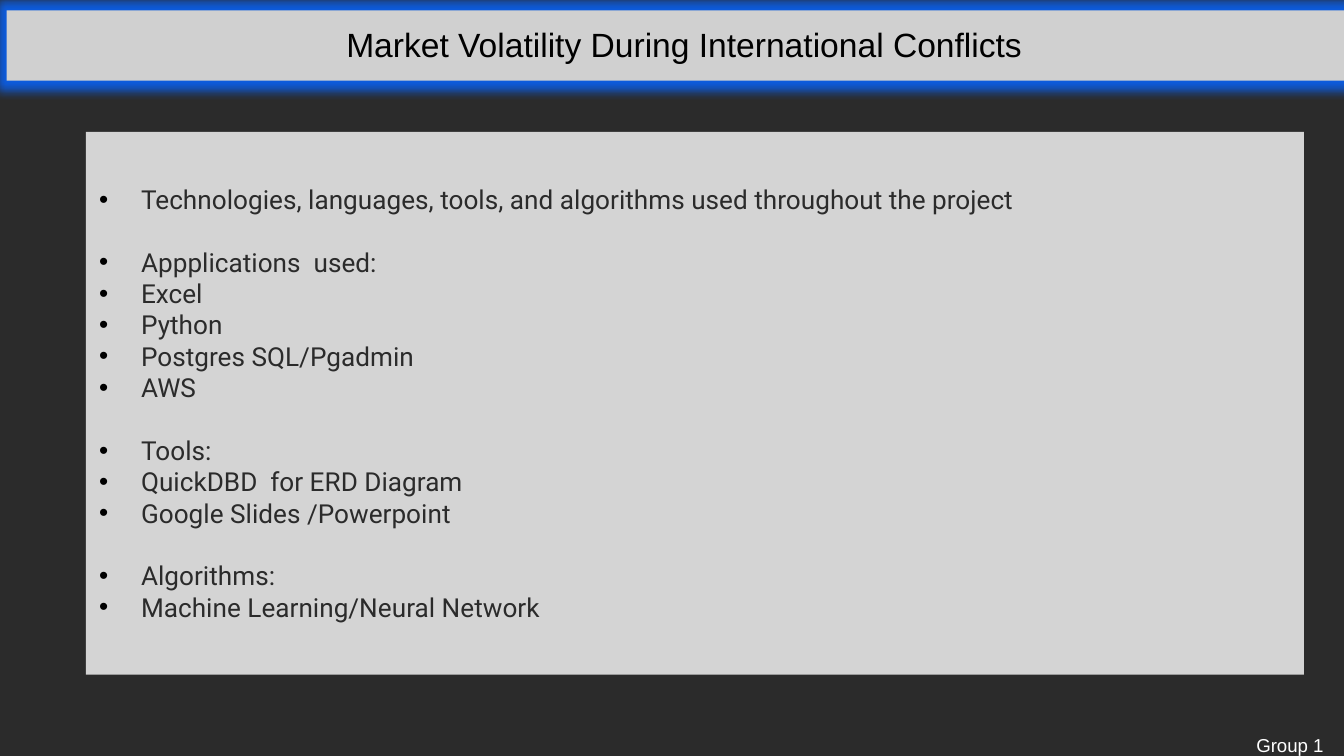
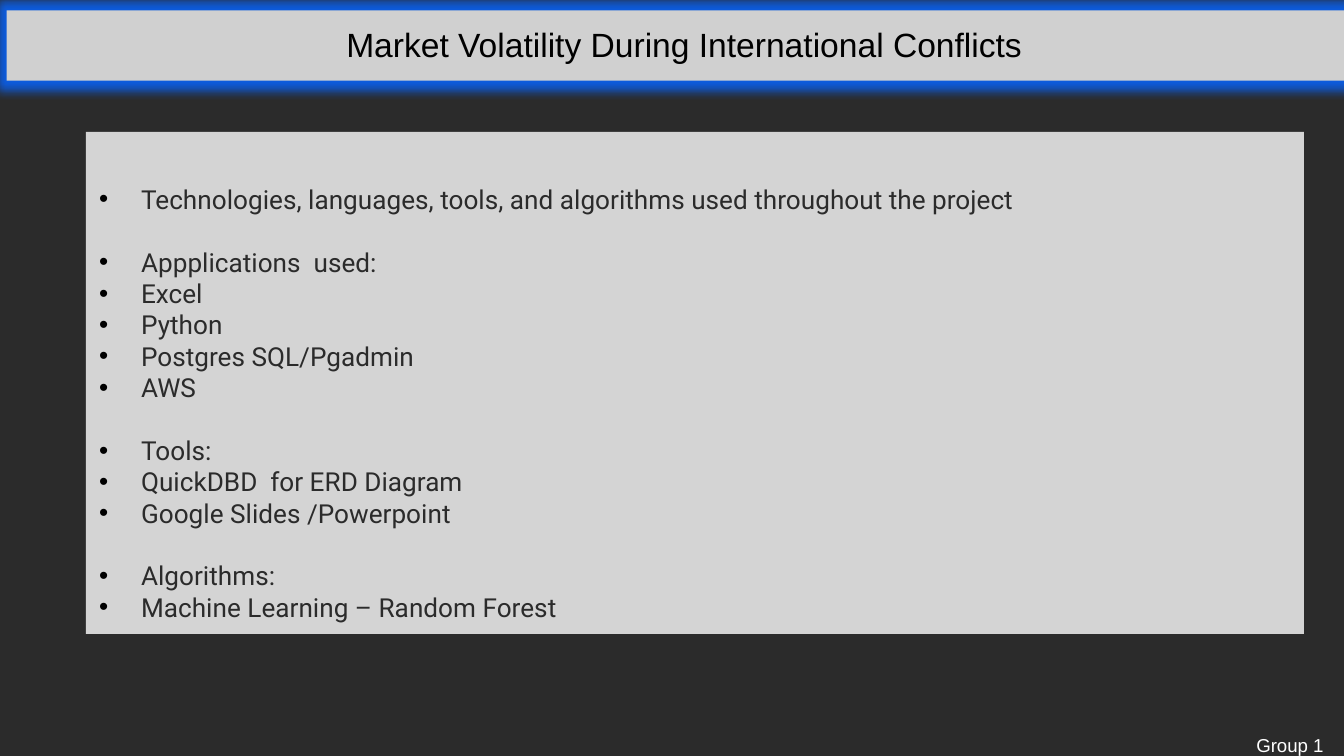
Before and after one commit to THeath15/Team1--Project, a slide deck: slide 8 of Group1 presentation revised 3.pptx (slide 5 before the commit). Drawn at 1344x756 pixels with LibreOffice and Linux fonts; fonts in the diff are those of the drawing; grey boxes stand for pictures; background and template pictures are left out; a plain dark background stands for a picture behind light text. Boxes give left, top, right and bottom in pixels: in the first picture for what was removed or moved away, otherwise in the second. Text is boxed around its words. In the diff, an @@ line names an element or a change of style, - is before the commit and + after.

```diff
--- a/Group1 presentation revised 3.pptx
+++ b/Group1 presentation revised 3.pptx
@@ rectangle "Technologies, languages, tools, and algorithms ..." resized from (x1=86, y1=132, x2=1304, y2=675) to (x1=86, y1=132, x2=1304, y2=634) @@
@@ text in rectangle at (x1=141, y1=597, x2=557, y2=623): text changed @@
-• Machine Learning/Neural Network
+• Machine Learning – Random Forest
```
Also in this commit, not shown: 7 other slides changed.
